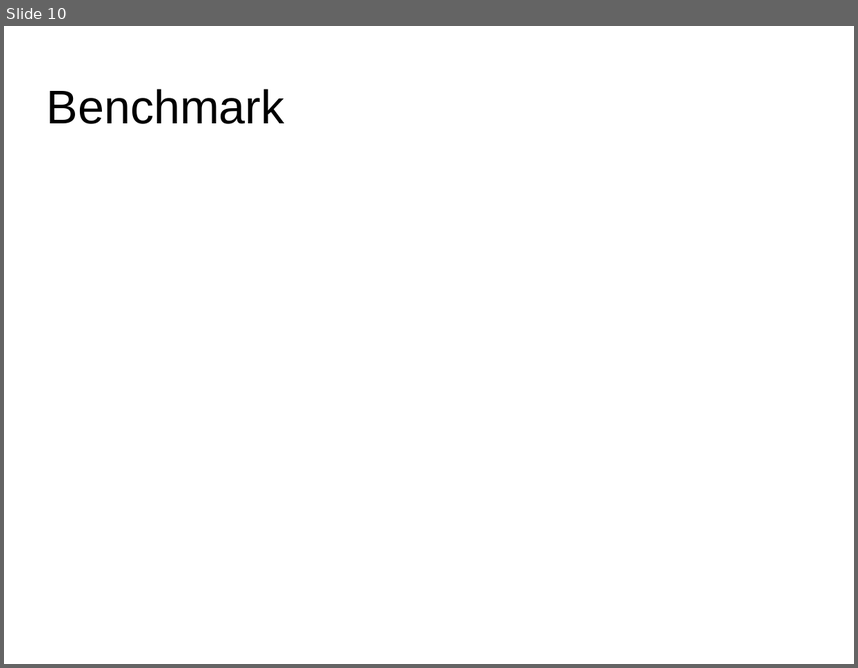
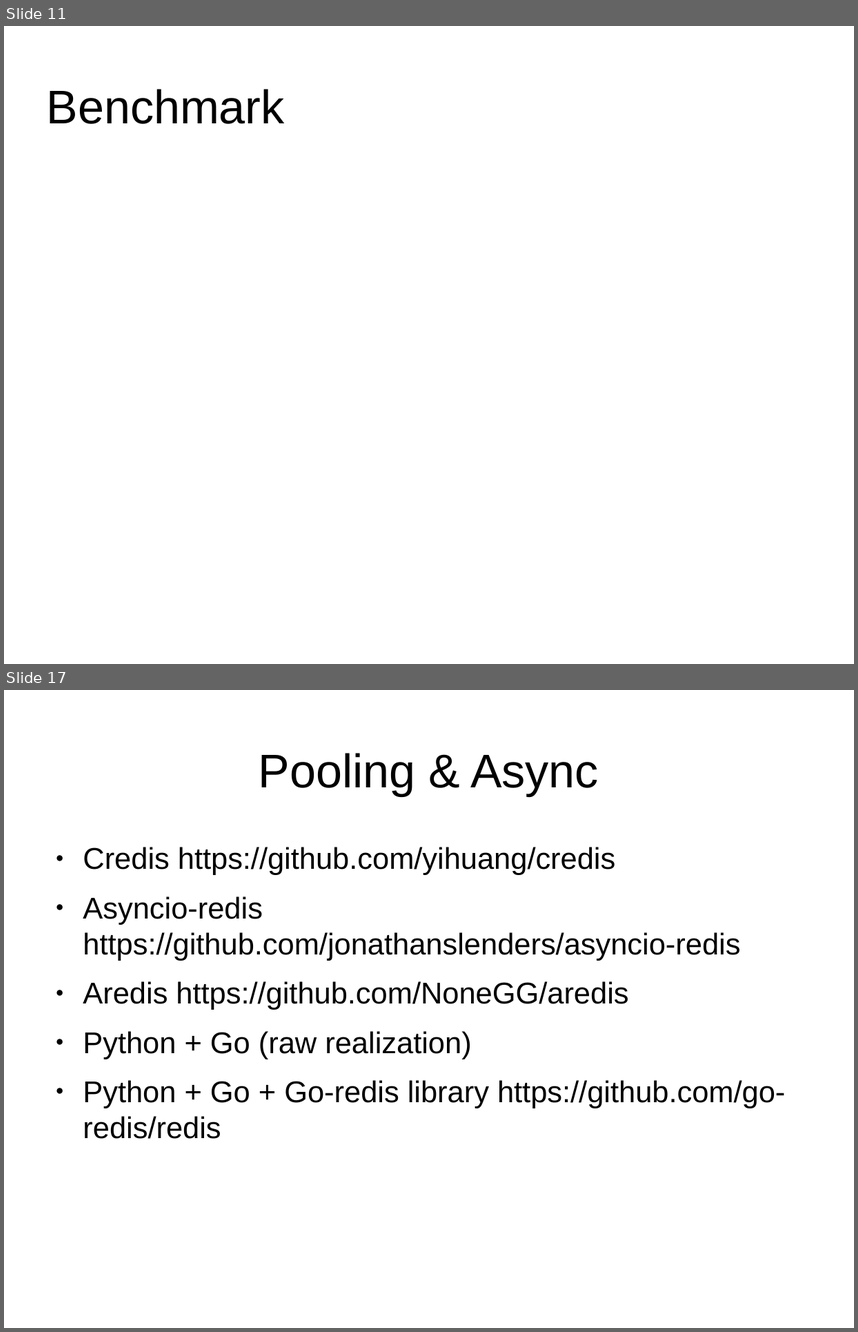
Before and after one commit to deslum/gopipe, a slide deck: presentation.odp. Shown one above the other, each under a label of ours: slide 10 before the commit, slides 11 and 17 after it; the slides between them are not shown. The pictures are 858x668 and 858x1332 pixels, drawn with LibreOffice and Linux fonts; fonts in the diff are those of the drawing. Boxes give left, top, right and bottom in pixels: in the first picture for what was removed or moved away, otherwise in the second. Text is boxed around its words. In the diff, an @@ line names an element or a change of style, - is before the commit and + after.

```diff
--- a/presentation.odp
+++ b/presentation.odp
@@ slide 17 added at <box>4,690,854,1328</box>, background #FFFFFF @@
@@ title added at <box>259,753,599,796</box>, 44 pt, text #000000 @@
+Pooling & Async
@@ text added at <box>83,847,785,1138</box>, 28 pt, text #000000 @@
+● Credis https://github.com/yihuang/credis
+● Asyncio-redis https://github.com/jonathanslenders/asyncio-redis
+● Aredis https://github.com/NoneGG/aredis
+● Python + Go (raw realization)
+● Python + Go + Go-redis library https://github.com/go-redis/redis
@@ what was slide 10 is now slide 11 @@
```
Also in this commit, not shown: 7 slides changed, 13 other slides added, 2 slides removed, 2 other files.
